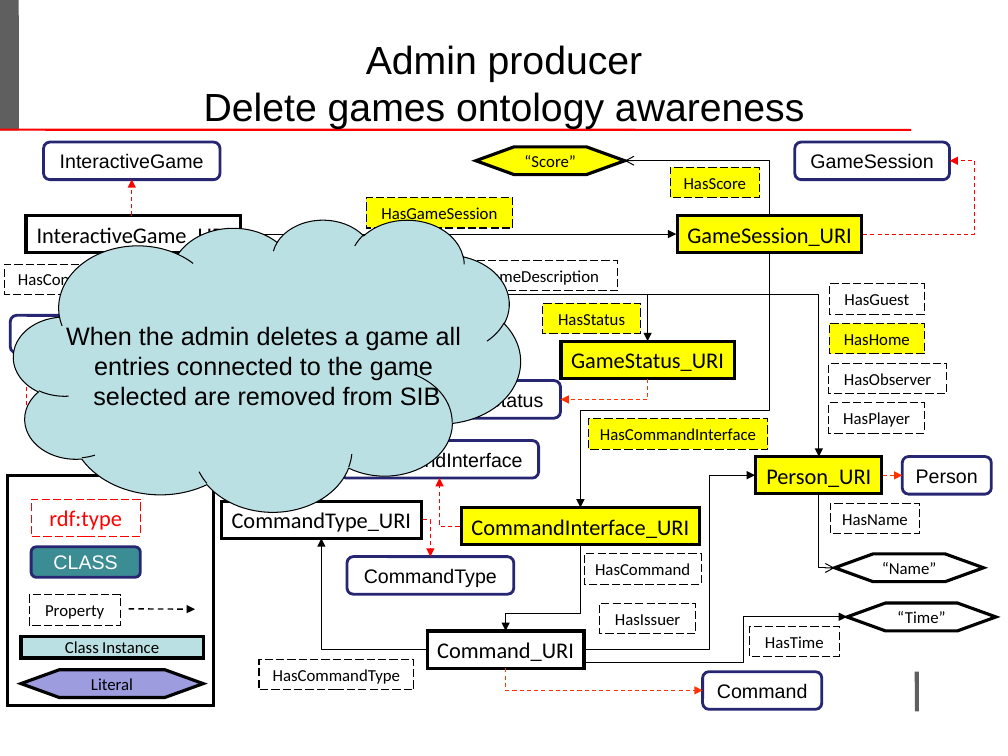
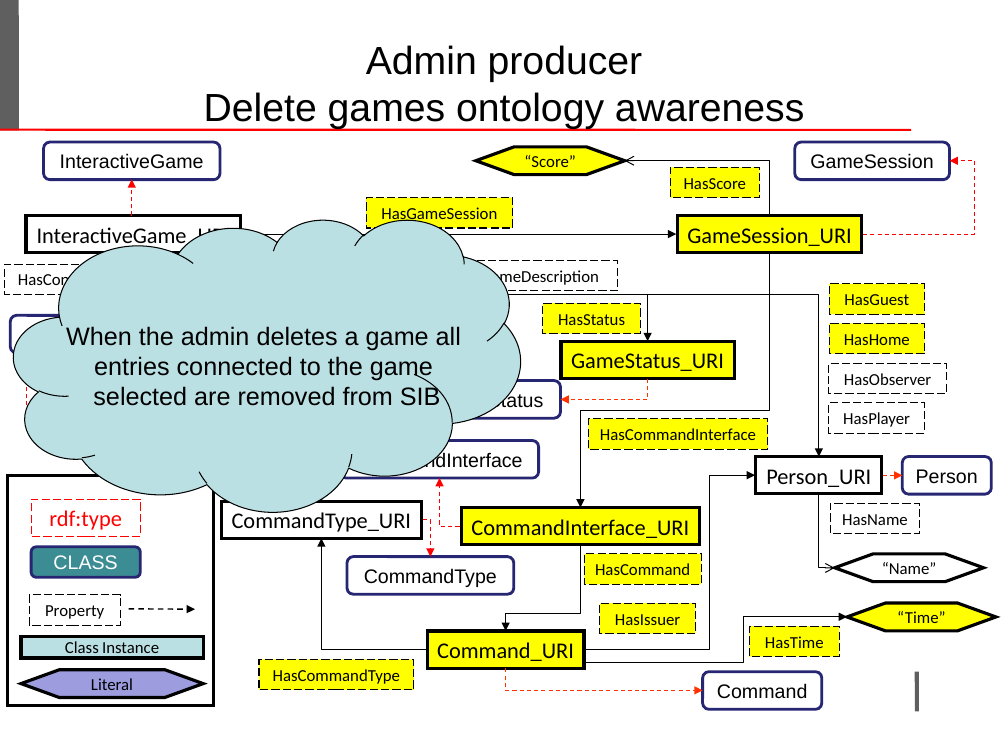
Before and after one commit to LeoIannacone/Rock-Paper-Scissors-Lizard-Spock, a slide deck: slide 27 of doc/ProjectTemplate.ppt. Drawn at 1008x756 pixels with LibreOffice and Linux fonts; fonts in the diff are those of the drawing; background and template pictures are left out. Boxes give left, top, right and bottom in pixels: in the first picture for what was removed or moved away, otherwise in the second. Text is boxed around its words. In the diff, an @@ line names an element or a change of style, - is before the commit and + after.

```diff
--- a/doc/ProjectTemplate.ppt
+++ b/doc/ProjectTemplate.ppt
@@ rectangle "Person_URI" at (756, 457, 882, 494): fill #FFFF00 to #FFFFFF @@
@@ fill #FFFFFF to #FFFF00 in 7 elements at (847, 603, 996, 631), (750, 626, 840, 656), (427, 631, 584, 668), (830, 284, 925, 314), (259, 659, 414, 689), (585, 553, 702, 584), (600, 603, 696, 633) @@
```
Also in this commit, not shown: 1 other slide changed, 1 other file.
